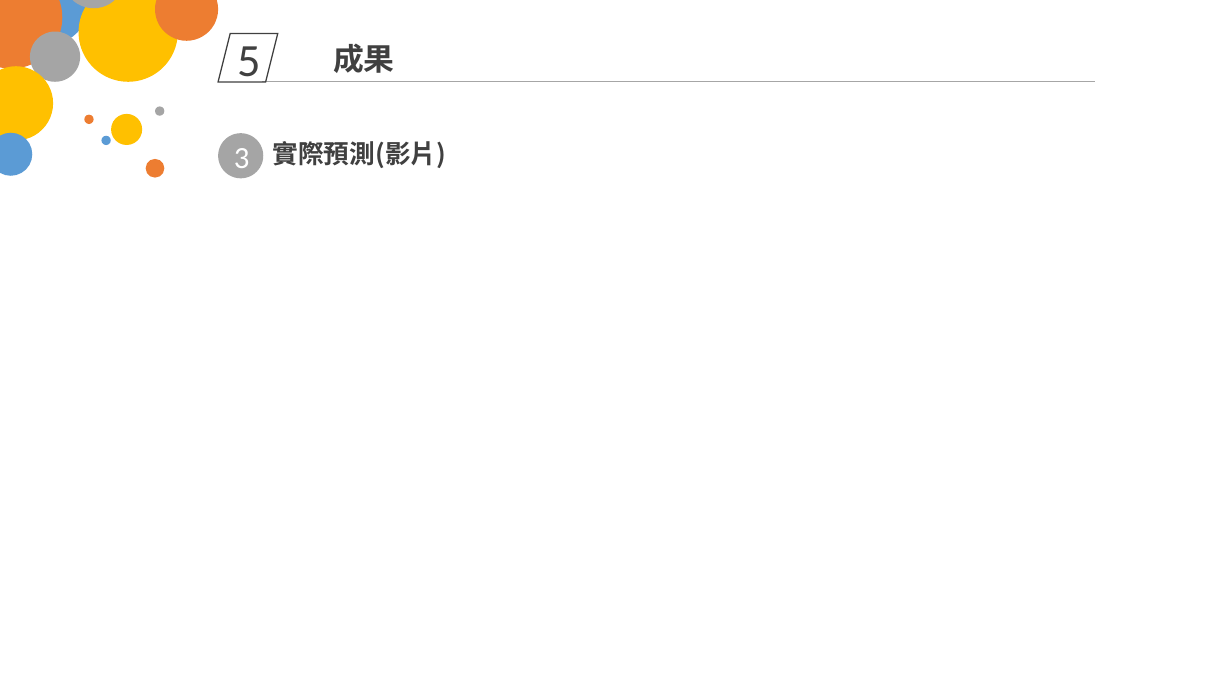
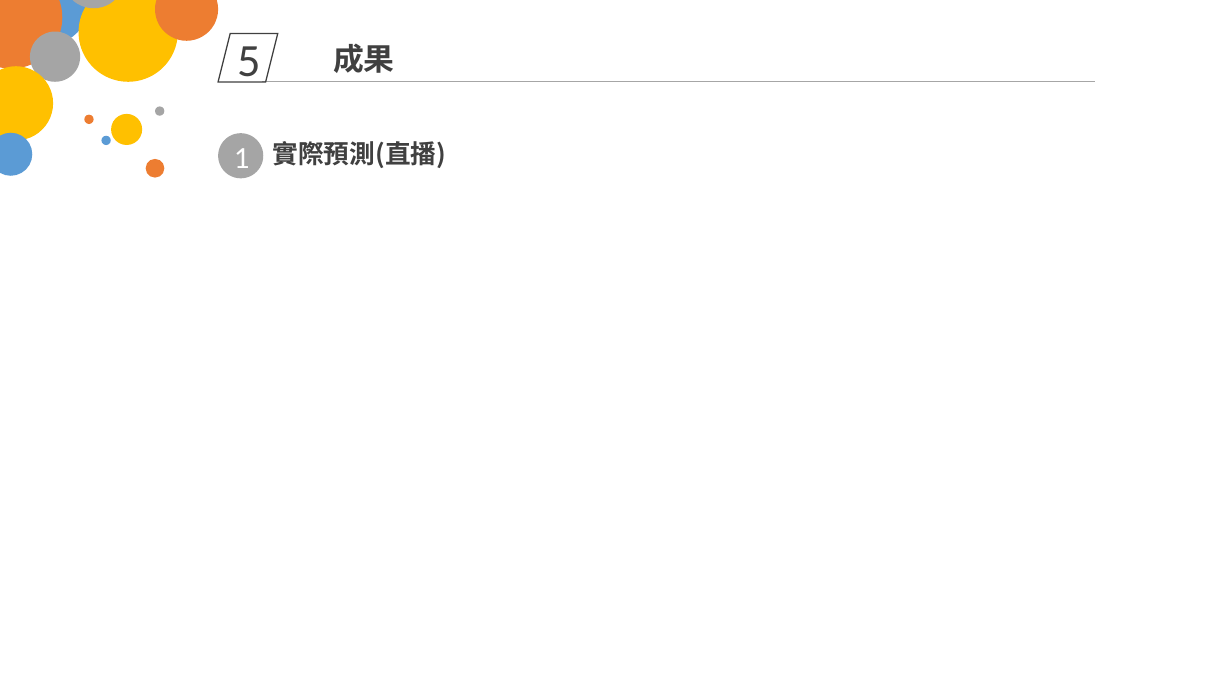
Before and after one commit to Chou0426/Design-of-Embedded-Microprocessor-Systems_NTUST, a slide deck: slide 15 of 期末專案.pptx (slide 16 before the commit). Drawn at 1232x693 pixels with LibreOffice and Linux fonts; fonts in the diff are those of the drawing. Boxes give left, top, right and bottom in pixels: in the first picture for what was removed or moved away, otherwise in the second. Text is boxed around its words. In the diff, an @@ line names an element or a change of style, - is before the commit and + after.

```diff
--- a/期末專案.pptx
+++ b/期末專案.pptx
@@ text in ellipse at bbox=[234, 148, 250, 168]: text changed @@
-3
+1
@@ text at bbox=[272, 141, 446, 168]: text changed @@
-實際預測(影片)
+實際預測(直播)
```
Also in this commit, not shown: 4 other slides changed, 1 slide removed.
